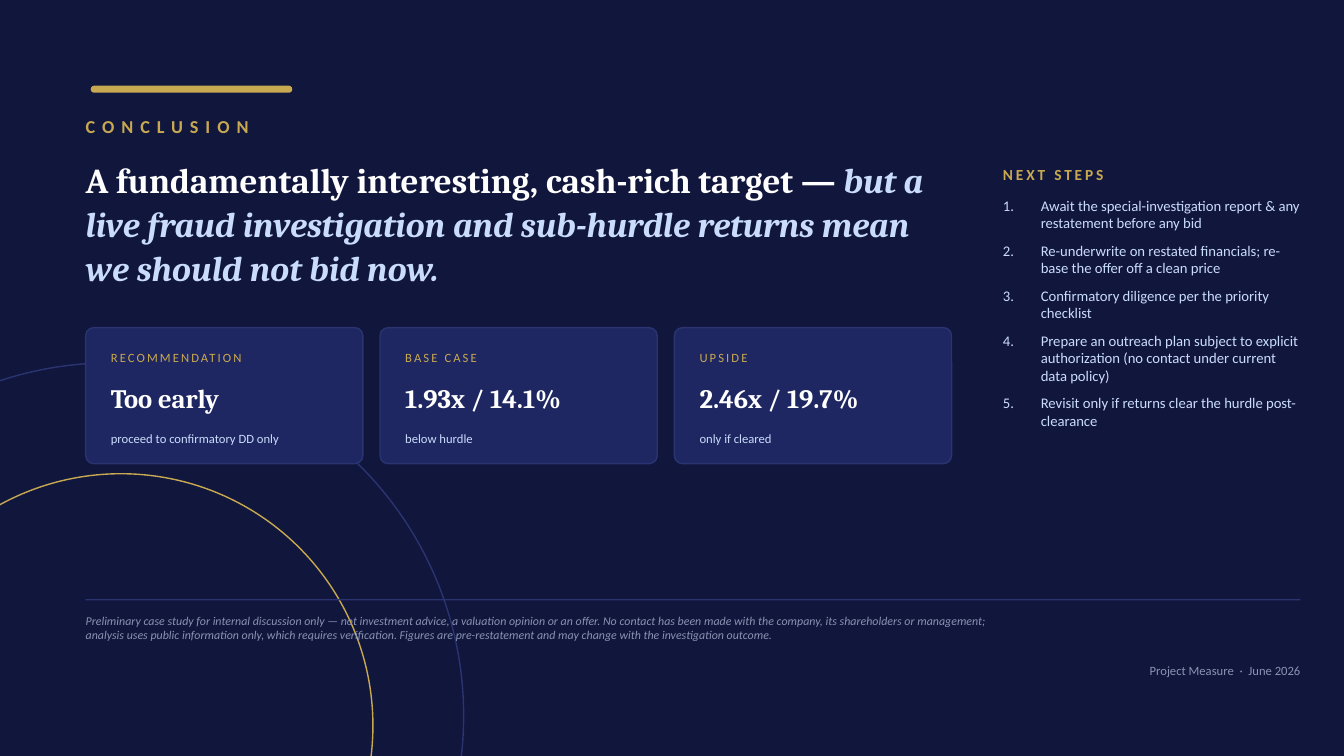
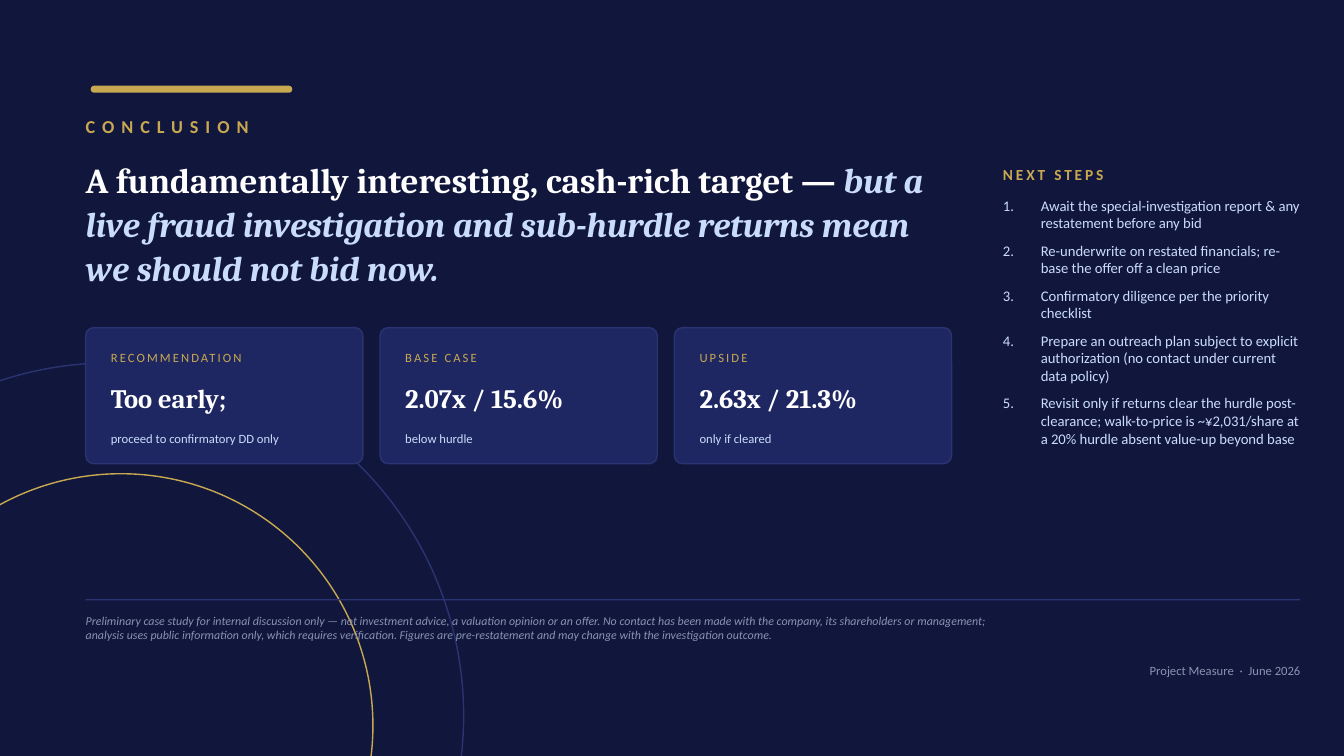
Before and after one commit to ankimo1210/projects, a slide deck: slide 18 of aisan_lbo_case/docs/AISAN_4667_Take_Private_Case_Study.pptx (slide 16 before the commit). Drawn at 1344x756 pixels with LibreOffice and Linux fonts; fonts in the diff are those of the drawing. Boxes give left, top, right and bottom in pixels: in the first picture for what was removed or moved away, otherwise in the second. Text is boxed around its words. In the diff, an @@ line names an element or a change of style, - is before the commit and + after.

```diff
--- a/aisan_lbo_case/docs/AISAN_4667_Take_Private_Case_Study.pptx
+++ b/aisan_lbo_case/docs/AISAN_4667_Take_Private_Case_Study.pptx
@@ text at (x1=111, y1=389, x2=226, y2=414): text changed @@
-Too early
+Too early;
@@ text at (x1=405, y1=390, x2=563, y2=409): text changed @@
-1.93x / 14.1%
+2.07x / 15.6%
@@ text at (x1=700, y1=390, x2=857, y2=409): text changed @@
-2.46x / 19.7%
+2.63x / 21.3%
@@ text at (x1=1041, y1=398, x2=1299, y2=447): text changed @@
-5. Revisit only if returns clear the hurdle post-clearance
+5. Revisit only if returns clear the hurdle post-clearance; walk-to-price is ~¥2,031/share at a 20% hurdle absent value-up beyond base
```
Also in this commit, not shown: 13 other slides changed, 2 slides added, 8 other files.
